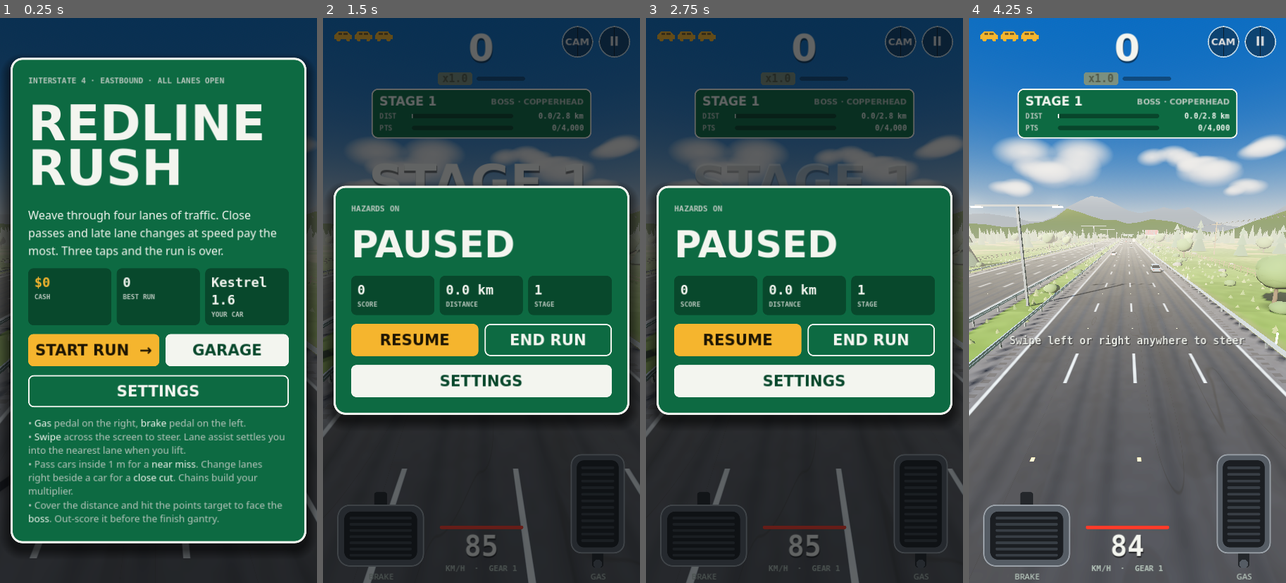
Above: before the commit, frames 1-4 (left to right).
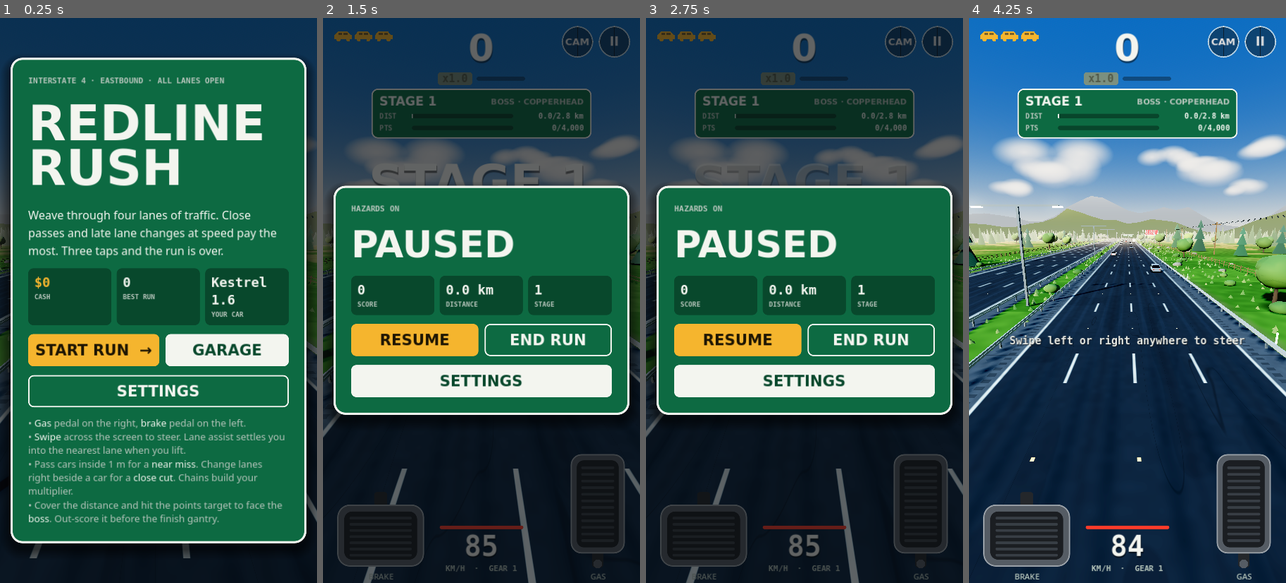
Above: after the commit, the same moments.

Repository: dexdev4/hesigame
Game: Godot game, scene res://scenes/main.tscn
Same seed, same stepped clock (60 frames per second), same inputs: the game is played once before the commit and once after it.
Inputs (mouse positions are in pixels of both pictures, inside the frame that each line leads up to):
- Up to frame 1 (0.25 s): no input
- Up to frame 2 (1.5 s): click "START RUN →" at 0.5 s; tap Enter at 1.25 s; move the mouse to (551, 272) at 1.27 s; hold Right from 1.28 s (still down); tap P at 1.35 s; click (551, 272) at 1.42 s
- Up to frame 3 (2.75 s): tap Space at 1.52, 1.82 s; release Right at 2 s; click "CAM" at 2 s
- Up to frame 4 (4.25 s): click "II" at 2.75 s; click "RESUME" at 3.5 s

The runs differ from the first frame. In frame 1, 6.6% of the frame differs, in the area x 0-100%, y 35-100%; in frame 2, 22%; in frame 3, 22%; in frame 4, 54%, in the area x 0-100%, y 33-100%.

Commit message:
Depth fog hides traffic spawns; small score messages by the car
- Switch to depth fog that reaches 100% at 520 m. Traffic is added at
  580 m+ and not drawn past 560 m, so cars can no longer be seen popping
  in, which happened more at speed because distant cars crossed the draw
  limit faster. (The gradual dissolve relied on visibility-range fading,
  which the Mobile renderer used on phones does not do.) Verified with
  the Vulkan Mobile renderer.
- Score and crash messages are no longer large mid-screen pop-ups. In the
  chase view they float briefly just above the car; from the bonnet they
  appear low on screen; in the cockpit they show on the infotainment
  screen.
- Add a --demo-pops test flag.

Co-Authored-By: Claude Opus 5.5 <noreply@anthropic.com>
Claude-Session: https://claude.ai/code/session_01V3t6tCQmwGKSinx7jPHTtZ

Diff:
--- a/scripts/car_model.gd
+++ b/scripts/car_model.gd
@@ -797,6 +797,8 @@
 var _lever_base := Vector3.ZERO
 var _lever_target := Vector3.ZERO
 var _last_screen := ""
+var _msg: Label3D
+var _msg_until := 0
 var _hands: Array[MeshInstance3D] = []
 var _arms: Array = []
 var _shoulders: Array = []
@@ -1443,8 +1445,31 @@
 	mi.transform = Transform3D(Basis(x, y * d.length(), z), (a + b) / 2.0)
 
 
+## Shows a scoring or crash message on the infotainment screen for a moment.
+func show_message(text: String, kind := "") -> void:
+	if _screen == null:
+		return
+	if _msg == null:
+		_msg = Label3D.new()
+		_msg.font_size = 32
+		_msg.pixel_size = 0.0007
+		_msg.outline_size = 0
+		_msg.width = 300
+		_msg.autowrap_mode = TextServer.AUTOWRAP_WORD_SMART
+		_msg.position = _screen.position + Vector3(0, 0.004, 0.002)
+		_body.add_child(_msg)
+	_msg.text = text
+	_msg.modulate = Color("#f5b52e") if kind == "hot" else (Color("#ff5a45") if kind == "bad" else Color("#ffffff"))
+	_msg.visible = true
+	_screen.visible = false
+	_msg_until = Time.get_ticks_msec() + 1500
+
+
 ## Cockpit readouts: gear and speed on the cluster, radio and trip on the screen.
 func set_display(gear: int, speed: String, unit: String, trip: String) -> void:
+	if _msg and _msg.visible and Time.get_ticks_msec() > _msg_until:
+		_msg.visible = false
+		_screen.visible = true
 	if _display:
 		_display.text = "%d\n%s %s" % [gear, speed, unit]
 	if _screen:
--- a/scripts/game.gd
+++ b/scripts/game.gd
@@ -99,7 +99,9 @@
 var showroom := ""  # --showroom=rear|front: every player car parked in a row, simulation frozen (test view)
 var shots: Array = []
 var burst: Array = []  # --burst=START:COUNT:DIR saves COUNT consecutive frames (test aid)
-var _burst_i := 0  # [[seconds, path], ...] from --shot=SEC:PATH
+var _burst_i := 0
+var demo_pops := false  # --demo-pops: show a sample score message every second (test aid)
+var _demo_t := 0.0  # [[seconds, path], ...] from --shot=SEC:PATH
 var _log_t := 0.0
 
 
@@ -115,6 +117,8 @@
 			showroom = a.substr(11) if a.length() > 11 else "rear"
 		if a.begins_with("--cam="):  # chase, hood or cockpit (not saved)
 			Save.data.cam.mode = a.substr(6)
+		if a == "--demo-pops":
+			demo_pops = true
 		if a.begins_with("--burst="):
 			var bp := a.substr(8).split(":", true, 2)
 			burst = [float(bp[0]), int(bp[1]), bp[2]]
@@ -214,7 +218,14 @@
 	env.fog_light_color = Color("#cdc6b6")
 	env.fog_light_energy = 1.0
 	env.fog_sun_scatter = 0.3
-	env.fog_density = 0.0052          # ~95% haze at the 560 m car draw distance
+	# Depth fog reaches 100% at 520 m on every renderer. Traffic is added
+	# further out (580 m+) and not drawn past 560 m, so no car can be seen
+	# appearing or disappearing, however fast you drive.
+	env.fog_mode = Environment.FOG_MODE_DEPTH
+	env.fog_density = 1.0
+	env.fog_depth_begin = 40.0
+	env.fog_depth_end = 520.0
+	env.fog_depth_curve = 1.7
 	env.fog_aerial_perspective = 0.55
 	env.fog_sky_affect = 0.25
 	env.glow_enabled = true
@@ -597,12 +608,29 @@
 		if run.lives <= 0:
 			_end_run("Lost the race to " + bi.full)
 			return
-		hud.pop("LOST TO %s · -1 LIFE" % String(bi.full).to_upper(), "bad")
+		_notify("LOST TO %s · -1 LIFE" % String(bi.full).to_upper(), "bad")
 		run.phase = "cruise"
 		run.rematch_t = 2.5
 
 
 # ---------------------------------------------------------------- scoring
+
+## Scoring and crash messages: small text floating just above your car in the
+## chase view, low on screen from the bonnet, and on the infotainment screen
+## in the cockpit, so they never cover the traffic ahead.
+func _notify(text: String, kind := "") -> void:
+	var mode: String = Save.data.cam.mode
+	if mode == "cockpit":
+		player.model.show_message(text, kind)
+		return
+	var vp := get_viewport().get_visible_rect().size
+	var pos := Vector2(vp.x / 2.0, vp.y * 0.66)
+	if mode == "chase":
+		var above := player.model.global_position + Vector3(0, float(Data.SHAPES[Data.car_by_id(Save.data.selected).shape].t) + 0.35, -player.l * 0.5)
+		if not cam.is_position_behind(above):
+			pos = cam.unproject_position(above)
+	hud.pop_at(text, kind, pos)
+
 
 func _mult() -> float:
 	return minf(8.0, 1.0 + run.combo * 0.35) if run else 1.0
@@ -622,7 +650,7 @@
 	if run.phase == "boss":
 		run.b_score += pts
 	if label != "":
-		hud.pop("%s  +%s" % [label, Fmt.num(pts)], kind)
+		_notify("%s +%s" % [label, Fmt.num(pts)], kind)
 
 
 func _award(kind: String, c: Vehicle, clr: float) -> void:
@@ -696,9 +724,9 @@
 	_vib(180)
 	if run.lives <= 0:
 		run.dying = 1.7
-		hud.pop(reason, "bad")
+		_notify(reason, "bad")
 	else:
-		hud.pop(reason + " · -1 LIFE", "bad")
+		_notify(reason + " · -1 LIFE", "bad")
 
 
 func _update_player(dt: float) -> void:
@@ -969,6 +997,11 @@
 			if run:
 				print("[autotest] t=%.0f stage=%d phase=%s lives=%d score=%d v=%.0fkm/h dist=%.0f cars=%d" % [
 					Time.get_ticks_msec() / 1000.0, run.stage, run.phase, run.lives, run.score, player.v * 3.6, run.dist, traffic.size()])
+	if demo_pops and run:
+		_demo_t += delta
+		if _demo_t > 1.0:
+			_demo_t = 0.0
+			_notify("NEAR MISS +%d" % randi_range(120, 480), ["", "hot"].pick_random())
 	_check_shots()
 
 
--- a/scripts/hud.gd
+++ b/scripts/hud.gd
@@ -586,6 +586,42 @@
 	tw.tween_interval(0.9)
 	tw.tween_property(l, "modulate:a", 0.0, 0.35)
 	tw.tween_callback(l.queue_free)
+
+
+## Small floating message at a screen position (usually just above the car).
+## It rises and fades; several in a row stack upwards instead of overlapping.
+func pop_at(text: String, kind: String, pos: Vector2) -> void:
+	var size := 24
+	var col := LINE
+	if kind == "hot":
+		size = 28
+		col = AMBER
+	elif kind == "bad":
+		col = TAIL
+	elif kind == "small":
+		col = MUTED
+	var l := _label(text, size, col, display_font)
+	l.add_theme_color_override("font_shadow_color", Color(0, 0, 0, 0.7))
+	l.add_theme_constant_override("shadow_offset_y", 2)
+	l.add_theme_constant_override("outline_size", 6)
+	l.add_theme_color_override("font_outline_color", Color(0, 0, 0, 0.45))
+	l.modulate.a = 0.0
+	play_layer.add_child(l)
+	var live := 0
+	for c in play_layer.get_children():
+		if c.has_meta("float"):
+			live += 1
+	l.set_meta("float", true)
+	var sz := l.get_minimum_size()
+	var vp := get_viewport().get_visible_rect().size
+	var start := Vector2(clampf(pos.x - sz.x / 2.0, 8.0, vp.x - sz.x - 8.0), pos.y - sz.y - live * (sz.y + 2.0))
+	l.position = start
+	var tw := l.create_tween()
+	tw.set_parallel(true)
+	tw.tween_property(l, "modulate:a", 1.0, 0.08)
+	tw.tween_property(l, "position:y", start.y - 30.0, 1.1).set_ease(Tween.EASE_OUT).set_trans(Tween.TRANS_CUBIC)
+	tw.chain().tween_property(l, "modulate:a", 0.0, 0.25)
+	tw.chain().tween_callback(l.queue_free)
 
 
 func banner(title: String, sub := "") -> void:
